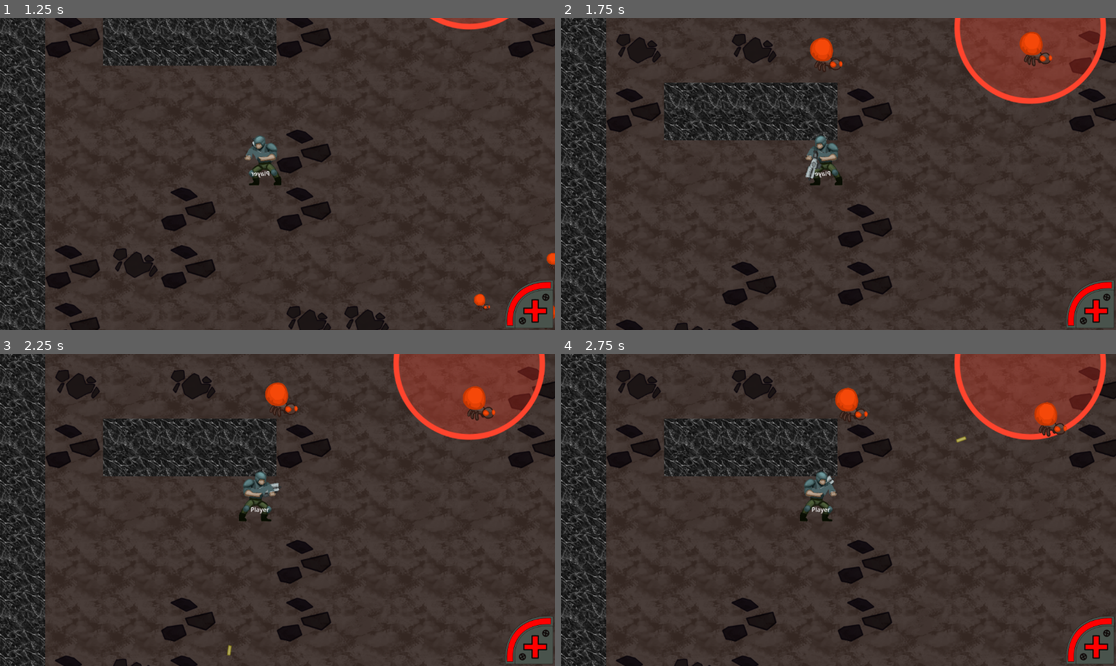
Above: before the commit, frames 1-4 (two rows, left to right).
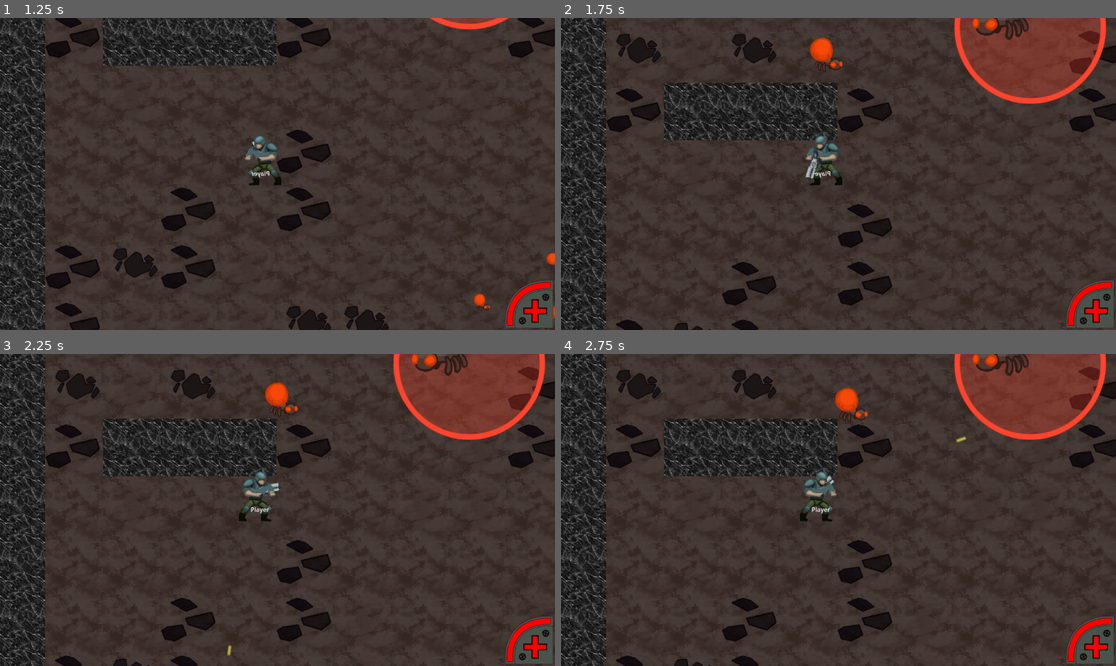
Above: after the commit, the same moments.

Repository: nuzcraft/gdfg-team-4
Game: Godot game, scene res://scenes/title.tscn
The game is run twice, just before and just after one commit, with the same random seed, the same clock (stepped at 60 frames per second) and the same inputs.
Inputs (mouse positions are in pixels of both pictures, inside the frame that each line leads up to):
- Up to frame 1 (1.25 s): click "Play" at 0.5 s
- Up to frame 2 (1.75 s): tap Enter at 1.25 s; move the mouse to (810, 236) at 1.27 s; hold W (up) from 1.28 s (still down); hold Space (primaryAction) from 1.28 s (still down); click (810, 236) at 1.42 s
- Up to frame 3 (2.25 s): release W (up) at 2 s; release Space (primaryAction) at 2 s; drag from (444, 556) to (471, 363) at 2.02 s
- Up to frame 4 (2.75 s): no input

Frame 1 is identical in both runs. In frame 2, 0.9% of the frame differs, in the area x 74-89%, y 0-16%; in frame 3, 0.9%; in frame 4, 0.9%, in the area x 74-92%, y 0-27%.

Commit message:
finishes splitting enemy

Diff:
--- a/scenes/enemies/splitting_enemy.gd
+++ b/scenes/enemies/splitting_enemy.gd
@@ -1,8 +1,9 @@
 extends Node
+class_name Splitting
 
 @export var split_scale_factor: float = 0.5
-@export var smallest_scale_factor: float = 0.25
-@export var spawn_offset: float = 10.0
+@export var smallest_scale_factor: float = 0.5
+@export var spawn_offset: float = 20.0
 
 var tracked_enemies: Array[CharacterBody2D] = []
 
@@ -17,25 +18,33 @@
 
 func _on_enemy_exiting(enemy: CharacterBody2D):
 	tracked_enemies.erase(enemy)
-	_spawn_smaller_enemies(
-		enemy.get_scene_file_path(), enemy.scaling, enemy.position, enemy.target
-	)
+	_spawn_smaller_enemies(enemy)
 
-func _spawn_smaller_enemies(scene:String, scaling: float, position: Vector2, target: Node2D) -> void:
-	if scaling <= smallest_scale_factor:
+func _spawn_smaller_enemies(old_enemy: CharacterBody2D) -> void:
+	if old_enemy.scaling <= smallest_scale_factor:
 		return
 	else:
-		var new_enemy_scene := load(scene)
+		var new_enemy_scene := load(old_enemy.get_scene_file_path())
 		for i in range(2):
 			var new_enemy = new_enemy_scene.instantiate()
+			# set spawn position
 			var use_spawn_offset: float
 			if i == 0:
 				use_spawn_offset = spawn_offset
 			else:
 				use_spawn_offset = -spawn_offset
-			use_spawn_offset *= scaling
-			new_enemy.position.x = position.x + use_spawn_offset
-			new_enemy.scaling = scaling * split_scale_factor
-			new_enemy.target = target
+			use_spawn_offset *= old_enemy.scaling
+			new_enemy.position.y = old_enemy.position.y
+			new_enemy.position.x = old_enemy.position.x + use_spawn_offset
+			# set scaling
+			new_enemy.scaling = old_enemy.scaling * split_scale_factor
+			# set target
+			new_enemy.target = old_enemy.target
+			# create enemy
 			add_child.call_deferred(new_enemy)
+			new_enemy.tree_exiting.connect(_on_enemy_exiting.bind(new_enemy))
 			tracked_enemies.append(new_enemy)
+			#connect aoe signals
+			if new_enemy.has_signal("lava_aoe"):
+				get_parent().connect("lava_aoe", Callable(get_parent(), "_on_lava_ant_lava_aoe"))
+				new_enemy.connect("lava_aoe", Callable(get_parent(), "_on_lava_ant_lava_aoe"))
--- a/scenes/levels/level.gd
+++ b/scenes/levels/level.gd
@@ -9,6 +9,10 @@
 func _ready() -> void:
 	Input.set_custom_mouse_cursor(TARGET_ROUND_B, 0, Vector2(30, 30))
 	for enemy in $Enemies.get_children():
+		if enemy is LavaAnt:
+			enemy.target = $Hero
+			enemy.connect("lava_aoe", _on_lava_ant_lava_aoe)
+	for enemy in $SplittingEnemy.get_children():
 		if enemy is LavaAnt:
 			enemy.target = $Hero
 			enemy.connect("lava_aoe", _on_lava_ant_lava_aoe)
--- a/scenes/levels/level1.tscn
+++ b/scenes/levels/level1.tscn
@@ -56,12 +56,13 @@
 target = NodePath("../../Hero")
 scaling = 0.75
 
-[node name="SplittingEnemy" parent="Enemies" instance=ExtResource("5_1seuy")]
-
-[node name="LavaAnt" parent="Enemies/SplittingEnemy" node_paths=PackedStringArray("target") instance=ExtResource("4_bbk5w")]
-position = Vector2(500, -500)
-target = NodePath("../../../Hero")
-
 [node name="Hero" parent="." instance=ExtResource("5_conm7")]
 position = Vector2(-42, 96)
 collision_mask = 14
+
+[node name="SplittingEnemy" parent="." instance=ExtResource("5_1seuy")]
+
+[node name="LavaAnt" parent="SplittingEnemy" node_paths=PackedStringArray("target") instance=ExtResource("4_bbk5w")]
+position = Vector2(500, -500)
+target = NodePath("../../Hero")
+scaling = 2.0
